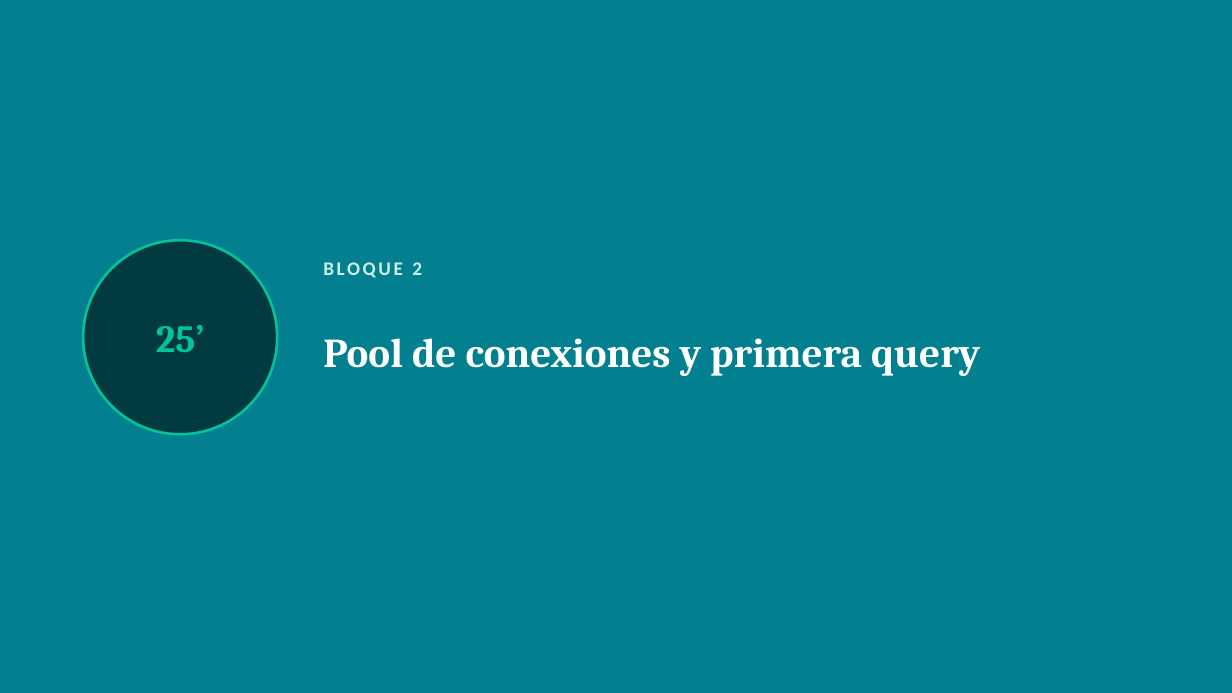
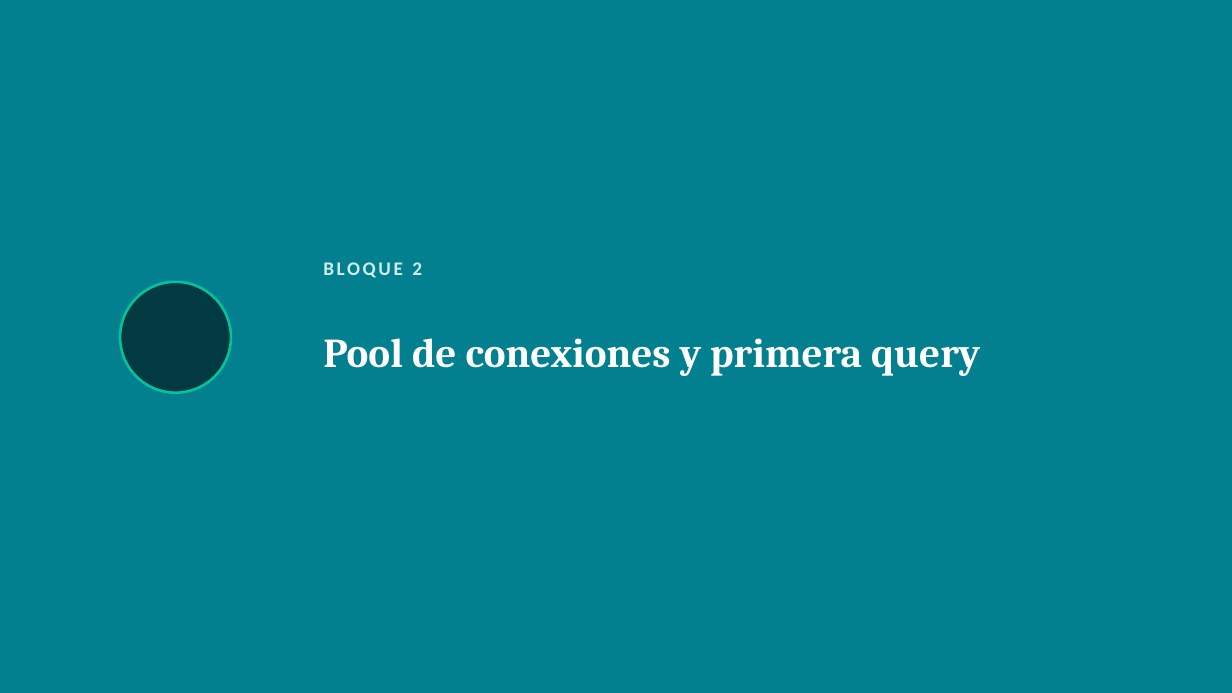
Before and after one commit to rafaelmogollon-gm2dev/backend-bootcamp-manejo-de-datos, a slide deck: slide 6 of clases/clase-3/presentacion.pptx. Drawn at 1232x693 pixels with LibreOffice and Linux fonts; fonts in the diff are those of the drawing. Boxes give left, top, right and bottom in pixels: in the first picture for what was removed or moved away, otherwise in the second. Text is boxed around its words. In the diff, an @@ line names an element or a change of style, - is before the commit and + after.

```diff
--- a/clases/clase-3/presentacion.pptx
+++ b/clases/clase-3/presentacion.pptx
@@ ellipse: place and size @@
-ellipse at (83,240,277,434)
+ellipse at (120,282,231,393)
@@ text removed at (156,325,205,352) @@
-25’
```
Also in this commit, not shown: 5 other slides changed, 4 other files.
